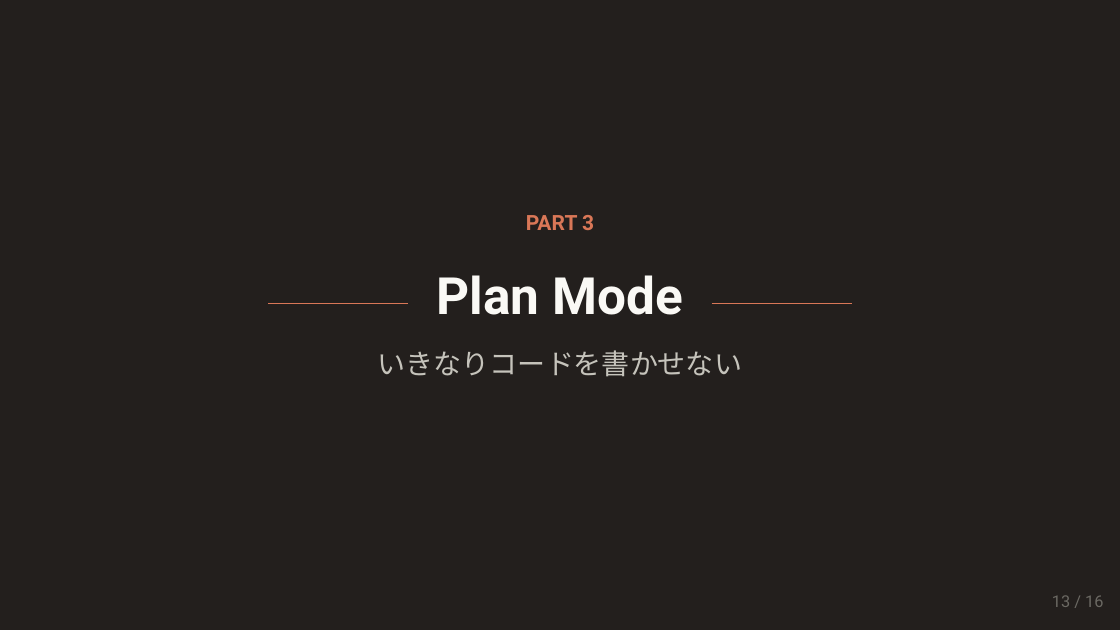
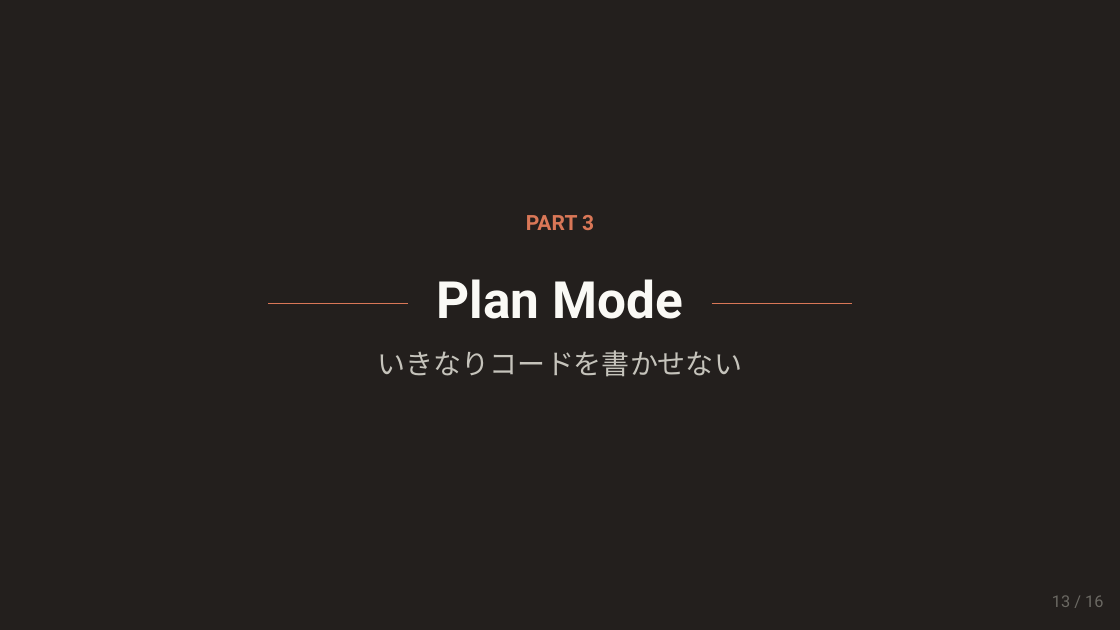
Before and after one commit to Ischca/zenn, a slide deck: slide 13 of slides/session1.pptx. Drawn at 1120x630 pixels with LibreOffice and Linux fonts; fonts in the diff are those of the drawing. Boxes give left, top, right and bottom in pixels: in the first picture for what was removed or moved away, otherwise in the second. Text is boxed around its words. In the diff, an @@ line names an element or a change of style, - is before the commit and + after.

```diff
--- a/slides/session1.pptx
+++ b/slides/session1.pptx
@@ text "Plan Mode": place and size @@
-text "Plan Mode" at <box>437,275,683,315</box>
+text "Plan Mode" at <box>437,279,683,319</box>
```
Also in this commit, not shown: 6 other slides changed, 1 other file.
